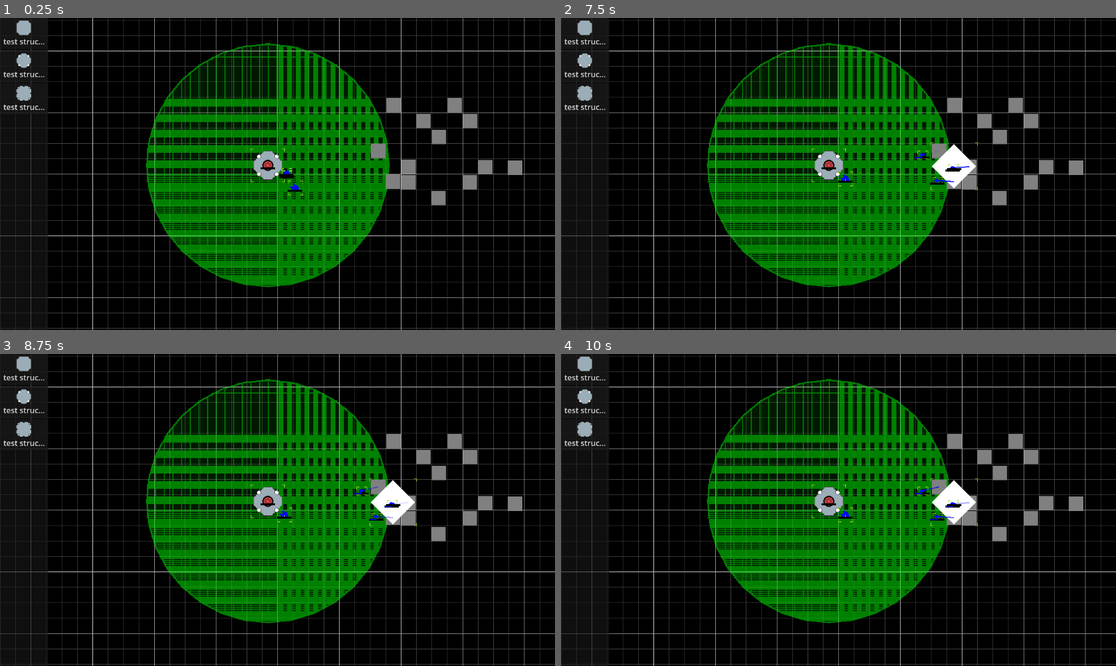
Above: before the commit, frames 1-4 (two rows, left to right).
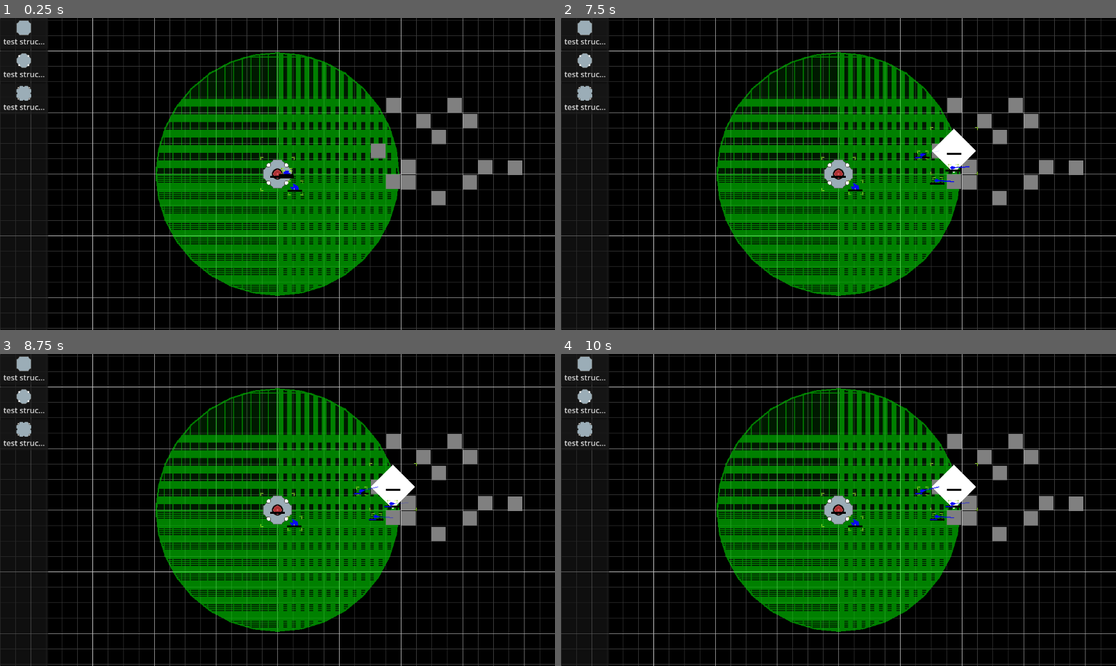
Above: after the commit, the same moments.

Repository: AtkinTC/space-industry-v4
Game: Godot game, scene res://game/test_scene.tscn
Two runs of this game, one before a commit and one after it. Both use one fixed random seed, a clock stepped at 60 frames per second and the inputs below.
Inputs (mouse positions are in pixels of both pictures, inside the frame that each line leads up to):
- Up to frame 1 (0.25 s): no input
- Up to frame 2 (7.5 s): click "test struct small" at 0.5 s; click "test struct med" at 1.25 s; click "test struct large" at 2 s; click "test struct small" at 2.75 s; click "test struct med" at 3.5 s; click "test struct large" at 4.25 s; click "test struct small" at 5 s; click "test struct med" at 5.75 s; click "test struct large" at 6.5 s; tap Enter at 7.25 s; move the mouse to (960, 158) at 7.27 s; press the mouse at (960, 158) at 7.28 s
- Up to frame 3 (8.75 s): right-click (399, 494) at 7.55 s; tap Space at 8 s; move the mouse to (166, 525) at 8.02 s; release the mouse at (166, 525) at 8.03 s; right-click (166, 525) at 8.1 s; click (166, 525) at 8.3 s
- Up to frame 4 (10 s): tap Enter at 8.75 s; move the mouse to (894, 441) at 8.77 s; press the mouse at (894, 441) at 8.78 s; right-click (894, 441) at 9.05 s; tap Space at 9.5 s; move the mouse to (810, 572) at 9.52 s; release the mouse at (810, 572) at 9.53 s; right-click (810, 572) at 9.6 s; click (810, 572) at 9.8 s

The runs differ from the first frame. In frame 1, 4.2% of the frame differs, in the area x 26-72%, y 8-90%; in frame 2, 4.8%; in frame 3, 4.8%, in the area x 26-76%, y 8-90%; in frame 4, 4.8%.

Commit message:
improve grid alignment for building/placing structures

Diff:
--- a/constants/constants.gd
+++ b/constants/constants.gd
@@ -1,5 +1,6 @@
 class_name Constants
 
+const KEY_GRID_POSITION := "grid_position"
 const KEY_POSITION := "position"
 const KEY_ROTATION := "rotation"
 const KEY_STRUCTURE_TYPE := "structure_type"
--- a/game/build_control_layer.gd
+++ b/game/build_control_layer.gd
@@ -17,16 +17,23 @@
 func _process(_delta: float) -> void:
 	if(build_state):
 		var mouse_pos := get_global_mouse_position()
-		var build_cell = round((mouse_pos - build_structure_def.get_bounding_rect().position) / Constants.TILE_SIZE)
-		build_position = build_cell * Constants.TILE_SIZE + build_structure_def.get_bounding_rect().position
+		build_cell = build_structure_def.world_to_grid(mouse_pos)
+		build_position = build_structure_def.grid_to_world(build_cell)
 		build_ghost.global_position = build_position
+
+func clear() -> void:
+	build_structure_def = null
+	build_state = false
+	if(build_ghost != null):
+		build_ghost.queue_free()
+		build_ghost = null
 
 func start_build_state(def : StructureDefinition):
 	if(def == null):
 		end_build_state()
 		return
 	if(build_state):
-		end_build_state()
+		clear()
 	build_structure_def = def
 	build_state = true
 
@@ -34,11 +41,7 @@
 	add_child(build_ghost)
 
 func end_build_state():
-	build_structure_def = null
-	build_state = false
-	if(build_ghost != null):
-		build_ghost.queue_free()
-		build_ghost = null
+	clear()
 	build_state_complete.emit()
 
 func confirm_build():
@@ -46,7 +49,7 @@
 		return
 	var build_params := {
 		Constants.KEY_STRUCTURE_TYPE : build_structure_def.entity_type,
-		Constants.KEY_POSITION : build_position
+		Constants.KEY_GRID_POSITION : build_cell
 	}
 	SignalBus.spawn_structure.emit(build_structure_def.construction_def.entity_type, build_params)
 	end_build_state()
--- a/game/build_ghost.gd
+++ b/game/build_ghost.gd
@@ -19,7 +19,6 @@
 #	var bounding_rect := structure_def.get_bounding_rect()
 #	draw_rect(bounding_rect, Color.RED, false)
 
-	var rect_offset := structure_def.get_grid_offset() * Constants.TILE_SIZE
 	for cell in structure_def.get_grid_cells():
-		var rect := Rect2((cell as Vector2) * Constants.TILE_SIZE + rect_offset, Constants.TILE_SIZE)
+		var rect := Rect2((cell as Vector2 + structure_def.get_grid_alignment_offset()) * Constants.TILE_SIZE, Constants.TILE_SIZE)
 		draw_rect(rect, Color.GREEN, false)
--- a/game/entity/resource/structure_definition.gd
+++ b/game/entity/resource/structure_definition.gd
@@ -3,7 +3,7 @@
 
 @export var player_buildable : bool = false
 @export var dock_range : float = 50
-
+@export var grid_locked : bool = true
 @export var construction_def : StructureDefinition = null
 
 const GRID_TOOL_NODE_NAME := "StructureGridTool"
@@ -36,12 +36,9 @@
 	var size := get_grid_size()
 	return Rect2(Constants.TILE_SIZE_I * -size/2.0, Constants.TILE_SIZE_I * size)
 
-func get_grid_offset() -> Vector2:
-	var offset := Vector2()
+func get_grid_alignment_offset() -> Vector2:
 	var size := get_grid_size()
-	offset.x = -1+(size.x % 2)/2.0
-	offset.y = -1+(size.y % 2)/2.0
-
+	var offset := -(Vector2.ONE - (size % 2)/2.0)
 	return offset
 
 func get_grid_cells() -> Array[Vector2i]:
@@ -56,3 +53,11 @@
 				grid_cells.append(Vector2i(x,y))
 
 	return grid_cells
+
+func world_to_grid(world_pos : Vector2) -> Vector2i:
+	var grid_pos : Vector2i = floor((world_pos + get_grid_alignment_offset()) / Constants.TILE_SIZE)
+	return grid_pos
+
+func grid_to_world(grid_pos : Vector2i) -> Vector2:
+	var world_pos : Vector2 = ((grid_pos as Vector2 - get_grid_alignment_offset()) * Constants.TILE_SIZE) as Vector2
+	return world_pos
--- a/game/entity/structure/construction_site_2x2.tscn
+++ b/game/entity/structure/construction_site_2x2.tscn
@@ -1,7 +1,8 @@
-[gd_scene load_steps=4 format=3 uid="uid://f5tgpd66v4k"]
+[gd_scene load_steps=5 format=3 uid="uid://f5tgpd66v4k"]
 
 [ext_resource type="Script" path="res://game/entity/structure/construction_site.gd" id="1_nbahm"]
 [ext_resource type="Script" path="res://game/entity/entity_debug_display.gd" id="2_46yxd"]
+[ext_resource type="Script" path="res://game/entity/structure/structure_grid_tool.gd" id="3_cwsiw"]
 
 [sub_resource type="CircleShape2D" id="CircleShape2D_j071k"]
 radius = 32.0
@@ -19,3 +20,7 @@
 
 [node name="EntityDebugDisplay" type="Node2D" parent="."]
 script = ExtResource("2_46yxd")
+
+[node name="StructureGridTool" type="Node2D" parent="."]
+script = ExtResource("3_cwsiw")
+grid_size = Vector2i(2, 2)
--- a/game/entity/structure/construction_site_3x3.tscn
+++ b/game/entity/structure/construction_site_3x3.tscn
@@ -1,7 +1,8 @@
-[gd_scene load_steps=4 format=3 uid="uid://b1dmup56e23sl"]
+[gd_scene load_steps=5 format=3 uid="uid://b1dmup56e23sl"]
 
 [ext_resource type="Script" path="res://game/entity/structure/construction_site.gd" id="1_6g38s"]
 [ext_resource type="Script" path="res://game/entity/entity_debug_display.gd" id="2_rwbf2"]
+[ext_resource type="Script" path="res://game/entity/structure/structure_grid_tool.gd" id="3_obsai"]
 
 [sub_resource type="CircleShape2D" id="CircleShape2D_j071k"]
 radius = 46.0
@@ -19,3 +20,7 @@
 
 [node name="EntityDebugDisplay" type="Node2D" parent="."]
 script = ExtResource("2_rwbf2")
+
+[node name="StructureGridTool" type="Node2D" parent="."]
+script = ExtResource("3_obsai")
+grid_size = Vector2i(3, 3)
--- a/game/entity/structure/structure.gd
+++ b/game/entity/structure/structure.gd
@@ -2,6 +2,8 @@
 class_name Structure
 
 @export var is_depot : bool = false
+
+var grid_position := Vector2i()
 
 #Override
 func _ready():
@@ -16,6 +18,11 @@
 
 #Override
 func setup_from_init_parameters() -> void:
+	if(init_parameters.has(Constants.KEY_GRID_POSITION)):
+		grid_position = init_parameters.get(Constants.KEY_GRID_POSITION)
+		var pos = entity_def.grid_to_world(grid_position)
+		global_position = entity_def.grid_to_world(grid_position)
+		init_parameters.erase(Constants.KEY_POSITION)
 	super.setup_from_init_parameters()
 
 func get_dock_range() -> float:
--- a/game/entity/structure/structure_grid_tool.gd
+++ b/game/entity/structure/structure_grid_tool.gd
@@ -2,7 +2,7 @@
 extends Node2D
 class_name StructureGridTool
 
-@export var grid_size := Vector2i(0,0) : set = set_grid_size
+@export var grid_size := Vector2i(1,1) : set = set_grid_size
 
 var top_left : Vector2
 
--- a/game/entity/structure/test_structure_1x1.tscn
+++ b/game/entity/structure/test_structure_1x1.tscn
@@ -22,4 +22,3 @@
 
 [node name="StructureGridTool" type="Node2D" parent="."]
 script = ExtResource("3_bmh3h")
-grid_size = Vector2i(1, 1)
--- a/game/test_scene.tscn
+++ b/game/test_scene.tscn
@@ -124,7 +124,6 @@
 script = ExtResource("8_6hhf1")
 
 [node name="StationCore" parent="StructuresParentNode" instance=ExtResource("9_0ltkj")]
-position = Vector2(-20, -18)
 default_entity_type = "station_core_001"
 
 [node name="ShipsParentNode" type="Node2D" parent="."]
--- a/singleton/entity_manager.gd
+++ b/singleton/entity_manager.gd
@@ -78,6 +78,8 @@
 	var new_node : Structure = structure_def.scene.instantiate()
 	new_node.init(structure_def, properties)
 
+	assert(!structure_def.grid_locked || properties.has(Constants.KEY_GRID_POSITION))
+
 	structures_parent_node.add_child(new_node)
 
 	structures[new_node.get_instance_id()] = new_node
